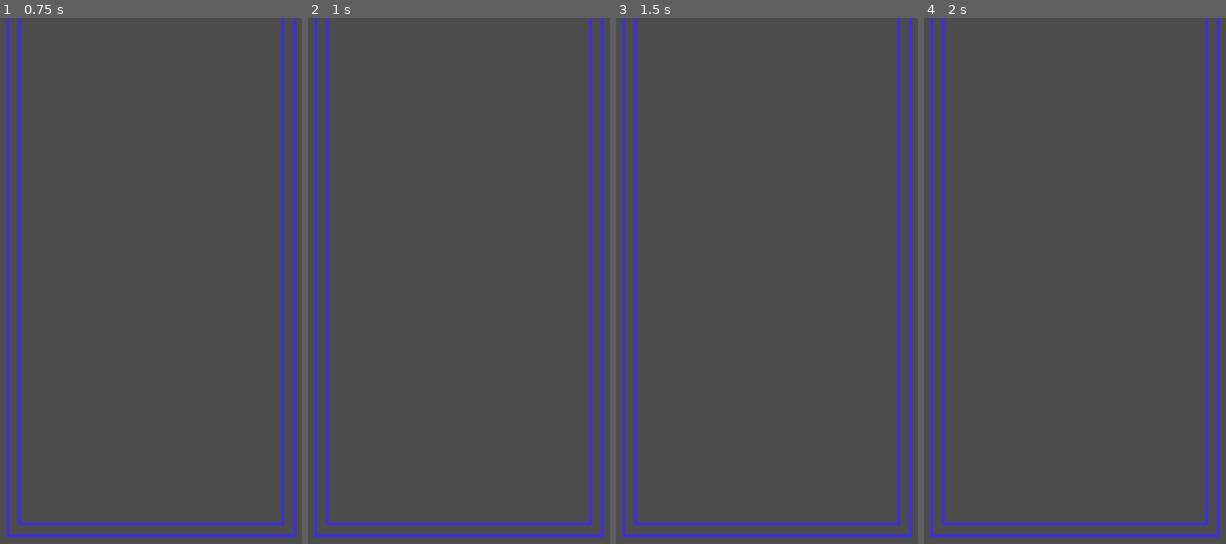
Above: before the commit, frames 1-4 (left to right).
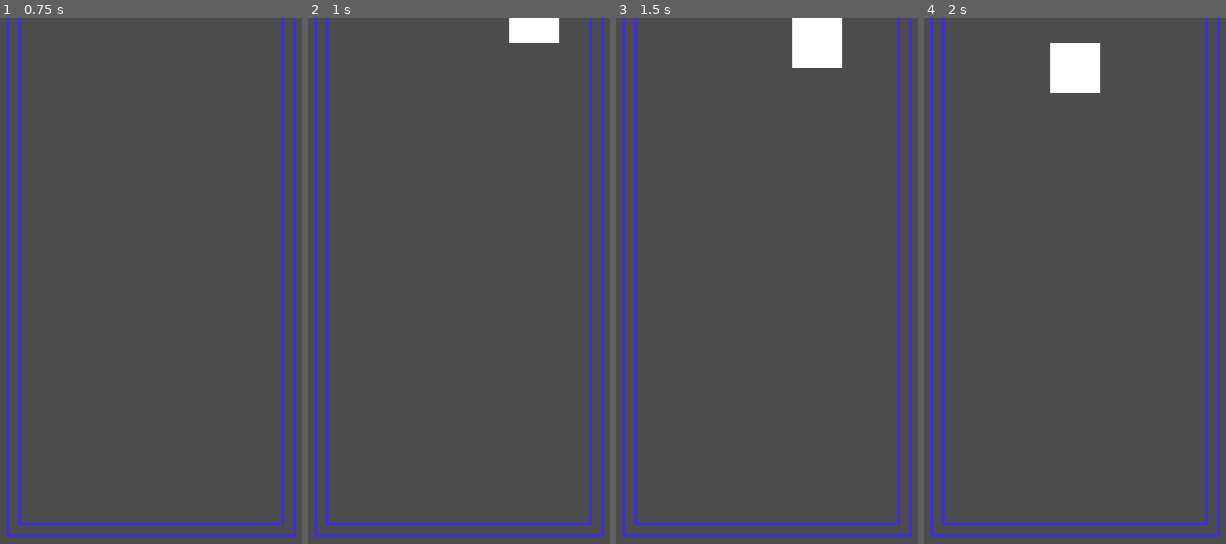
Above: after the commit, the same moments.

Repository: ImUrX/methris
Game: Godot game, scene res://Node2D.tscn
Two runs of this game, one before a commit and one after it. Both use one fixed random seed, a clock stepped at 60 frames per second and the inputs below. The project has no main scene, so this scene is started directly.
Inputs:
- Up to frame 1 (0.75 s): tap Enter at 0.5 s; hold Right (right) from 0.53 s (still down); tap Space (flip) at 0.6 s
- Up to frame 2 (1 s): keep holding Right (right)
- Up to frame 3 (1.5 s): release Right (right) at 1.28 s; hold A (left) from 1.28 s (still down); tap Space (flip) at 1.35 s
- Up to frame 4 (2 s): keep holding A (left)

Frame 1 is identical in both runs. In frame 2, 0.8% of the frame differs, in the area x 66-84%, y 0-5%; in frame 3, 1.6%, in the area x 58-76%, y 0-10%; in frame 4, 1.6%.
Error before the commit: Parse Error: Identifier expected after "for". (res://TileMap.gd:81)

Commit message:
score method fix

Diff:
--- a/TileMap.gd
+++ b/TileMap.gd
@@ -77,7 +77,7 @@
 	return true
 
 func addScore(num: int):
-	sum = 0
-	for(int i = 0, i < num, i++):
+	var sum = 0
+	for i in range(0, num):
 		sum = (sum + 100) + (sum + 100) * 0.2 * num
 	return sum
